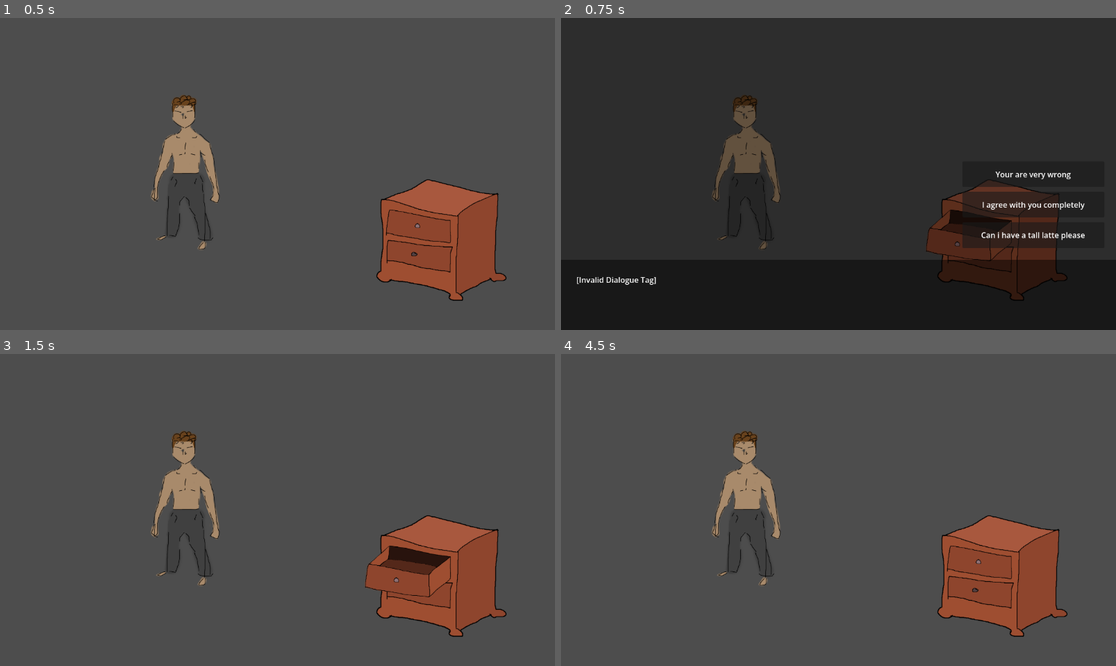
Above: before the commit, frames 1-4 (two rows, left to right).
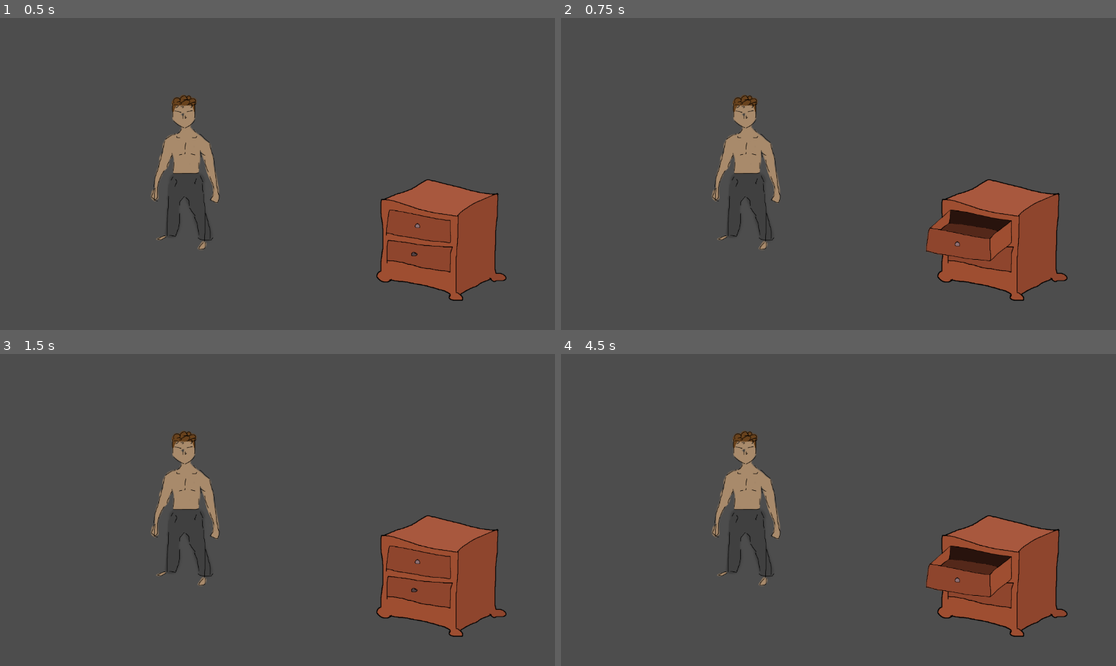
Above: after the commit, the same moments.

Repository: MichaelRRyan/GGJ-2026-Unmasked
Game: Godot game, scene res://Levels/feature_playground.tscn
Two runs of this game, one before a commit and one after it. Both use one fixed random seed, a clock stepped at 60 frames per second and the inputs below.
Inputs (mouse positions are in pixels of both pictures, inside the frame that each line leads up to):
- Up to frame 1 (0.5 s): no input
- Up to frame 2 (0.75 s): tap Enter at 0.5 s; move the mouse to (977, 227) at 0.52 s; press the mouse at (977, 227) at 0.53 s
- Up to frame 3 (1.5 s): release the mouse at (416, 563) at 1.25 s; click (471, 510) at 1.25 s, where only the run before the commit has a clickable "Your are very wrong"
- Up to frame 4 (4.5 s): tap Space at 2, 3.5 s; move the mouse to (727, 525) at 2.02 s; click (727, 525) at 2.1 s; tap Enter at 2.75, 4.25 s; move the mouse to (894, 441) at 2.77 s; press the mouse at (894, 441) at 2.78 s; move the mouse to (810, 572) at 3.52 s; release the mouse at (810, 572) at 3.53 s; click (810, 572) at 3.6 s; move the mouse to (1005, 556) at 4.27 s; press the mouse at (1005, 556) at 4.28 s

Frame 1 is identical in both runs. In frame 2, 99% of the frame differs, in the area x 0-100%, y 0-100%; in frame 3, 1.2%; in frame 4, 1.2%.
Error before the commit: Invalid call. Nonexistent function 'get' in base 'Nil'. (res://Features/DialogueSystem/dialogue_picker.gd:53)

Commit message:
Removed cabinet dialogue

Diff:
--- a/Features/ClickableProps2D/Cabinet/cabinet.gd
+++ b/Features/ClickableProps2D/Cabinet/cabinet.gd
@@ -31,7 +31,7 @@
 
 	if _open:
 		$AnimatedSprite2D.play("idle_open")
-		cabinet_opened.emit("cabinet_opened" + str(dialogue_no))
+		#cabinet_opened.emit("cabinet_opened" + str(dialogue_no))
 		dialogue_no += 1
 	else:
 		$AnimatedSprite2D.play("idle_closed")
